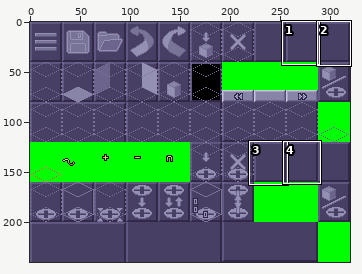
Edited in one commit: sprite sheet (bin/standard/xcom1/Resources/Extended/UI/mapeditor_icons.png). Above: a wide view before the commit, with the close-up outlined.
Close-up. Before:
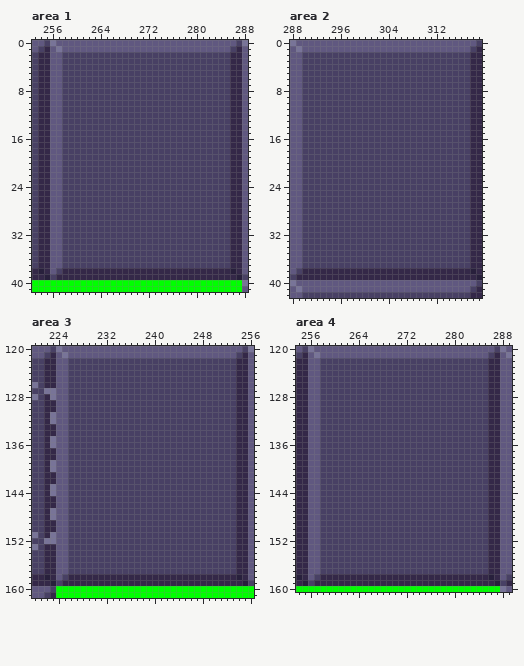
The file is 320x240 pixels. Shown: area 1: x 253..288, y 0..41; area 2: x 288..319, y 0..42; area 3: x 220..256, y 120..161; area 4: x 254..289, y 120..160. The commit also changed other parts of the picture, which this record leaves out.
After the commit:
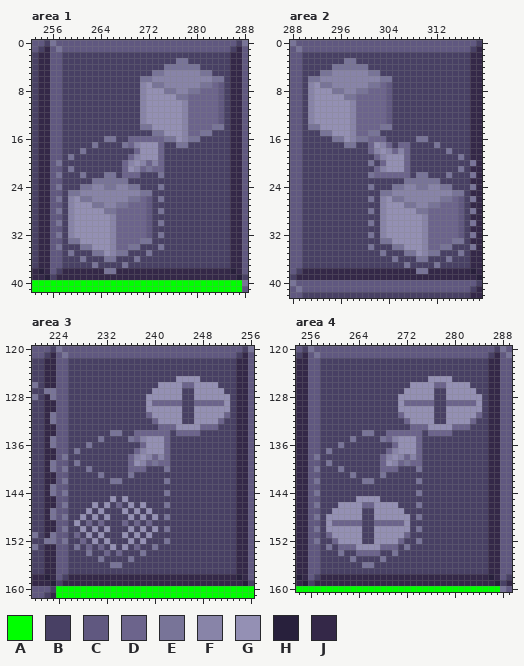
Palette (. is transparent): A #00ff00  B #484064  C #605880  D #6c648c  E #787498  F #8884a8  G #9490b4  H #28203c  J #342848
The edit:
Area 1:
y 3: x 277..278 BB -> EE
y 4: x 275..280 BBBBBB -> EEEEEE
y 5: x 273..282 BBBBBBBBBB -> EEFFFFFFEE
y 6: x 271..284 BBBBBBBBBBBBBB -> EEFFFFFFFFFFEE
y 7: x 271..284 BBBBBBBBBBBBBB -> FGEEFFFFFFEEDC
y 8: x 271..284 BBBBBBBBBBBBBB -> FGGGEEFFEEDDDC
y 9: x 271..284 BBBBBBBBBBBBBB -> FGGGGGEEDDDDDC
y 10..13: x 271..284 BBBBBBBBBBBBBB -> FGGGGGGFDDDDDC
y 14: x 271..284 BBBBBBBBBBBBBB -> EEGGGGGFDDDDEE
y 15: x 273..282 BBBBBBBBBB -> EEGGGFDDEE
y 16: x 265..266 BB -> EE; x 269..280 BBBBBBBBBBBB -> DDDDDDEEGFEE
y 17: x 263 B -> E; x 268..274 BBBBBBB -> EDFGGGD; x 277..278 BB -> EE
y 18: x 261 B -> E; x 270..274 BBBBB -> DGGGD
y 19: x 259 B -> E; x 269..274 BBBBBB -> DFGGGD
y 20: x 257 C -> E; x 268..274 BBBBBBB -> DFGFDFD
y 21: x 259 B -> E; x 268..274 BBBBBBB -> DGFDEDD
y 22: x 257 C -> E; x 261 B -> E; x 265..266 BB -> EE; x 268..270 BBB -> DDD; x 274 B -> E
y 23: x 263..268 BBBBBB -> EEEEEE
y 24: x 257 C -> E; x 261..270 BBBBBBBBBB -> EEFFEEFFEE; x 274 B -> E
y 25: x 259..272 BBBBBBBBBBBBBB -> EEFFFFFFFFFFEE
y 26: x 257 C -> E; x 259..272 BBBBBBBBBBBBBB -> FGEEFFFFFFEEDC; x 274 B -> E
y 27: x 259..272 BBBBBBBBBBBBBB -> FGGGEEFFEEDDDC
y 28: x 257 C -> E; x 259..272 BBBBBBBBBBBBBB -> FGGGGGEEDDDDDC; x 274 B -> E
y 29: x 259..272 BBBBBBBBBBBBBB -> FGGGGGGFDDDDDC
y 30: x 257 C -> E; x 259..272 BBBBBBBBBBBBBB -> FGGGGGGFDDDDDC; x 274 B -> E
y 31: x 259..272 BBBBBBBBBBBBBB -> FGGGGGGFDDDDDC
y 32: x 257 C -> E; x 259..272 BBBBBBBBBBBBBB -> FGGGGGGFDDDDDC; x 274 B -> E
y 33: x 259..272 BBBBBBBBBBBBBB -> EEGGGGGFDDDDEE
y 34: x 257 C -> E; x 261..270 BBBBBBBBBB -> EEGGGFDDEE; x 274 B -> E
y 35: x 259 B -> E; x 263..268 BBBBBB -> EEGFEE; x 272 B -> E
y 36: x 261 B -> E; x 265..266 BB -> EE; x 270 B -> E
y 37: x 263 B -> E; x 268 B -> E
y 38: x 265..266 JJ -> EE
Area 2:
y 3: x 297..298 BB -> EE
y 4: x 295..300 BBBBBB -> EEEEEE
y 5: x 293..302 BBBBBBBBBB -> EEFFFFFFEE
y 6: x 291..304 BBBBBBBBBBBBBB -> EEFFFFFFFFFFEE
y 7: x 291..304 BBBBBBBBBBBBBB -> FGEEFFFFFFEEDC
y 8: x 291..304 BBBBBBBBBBBBBB -> FGGGEEFFEEDDDC
y 9: x 291..304 BBBBBBBBBBBBBB -> FGGGGGEEDDDDDC
y 10..13: x 291..304 BBBBBBBBBBBBBB -> FGGGGGGFDDDDDC
y 14: x 291..304 BBBBBBBBBBBBBB -> EEGGGGGFDDDDEE
y 15: x 293..302 BBBBBBBBBB -> EEGGGFDDEE
y 16: x 295..303 BBBBBBBBB -> EEGFEEDDD; x 309..310 BB -> EE
y 17: x 297..298 BB -> EE; x 301..304 BBBB -> DGFD; x 306..307 BB -> DD; x 312 B -> E
y 18: x 301..307 BBBBBBB -> DFGFDFD; x 314 B -> E
y 19: x 302..307 BBBBBB -> DFGGGD; x 316 B -> E
y 20: x 301 B -> E; x 303..307 BBBBB -> DGGGD; x 318 J -> E
y 21: x 302..307 BBBBBB -> DFGGGD; x 316 B -> E
y 22: x 301..307 BBBBBBB -> EDDDDDD; x 309..310 BB -> EE; x 314 B -> E; x 318 J -> E
y 23: x 307..312 BBBBBB -> EEEEEE
y 24: x 301 B -> E; x 305..314 BBBBBBBBBB -> EEFFEEFFEE; x 318 J -> E
y 25: x 303..316 BBBBBBBBBBBBBB -> EEFFFFFFFFFFEE
y 26: x 301 B -> E; x 303..316 BBBBBBBBBBBBBB -> FGEEFFFFFFEEDC; x 318 J -> E
y 27: x 303..316 BBBBBBBBBBBBBB -> FGGGEEFFEEDDDC
y 28: x 301 B -> E; x 303..316 BBBBBBBBBBBBBB -> FGGGGGEEDDDDDC; x 318 J -> E
y 29: x 303..316 BBBBBBBBBBBBBB -> FGGGGGGFDDDDDC
y 30: x 301 B -> E; x 303..316 BBBBBBBBBBBBBB -> FGGGGGGFDDDDDC; x 318 J -> E
y 31: x 303..316 BBBBBBBBBBBBBB -> FGGGGGGFDDDDDC
y 32: x 301 B -> E; x 303..316 BBBBBBBBBBBBBB -> FGGGGGGFDDDDDC; x 318 J -> E
y 33: x 303..316 BBBBBBBBBBBBBB -> EEGGGGGFDDDDEE
y 34: x 301 B -> E; x 305..314 BBBBBBBBBB -> EEGGGFDDEE; x 318 J -> E
y 35: x 303 B -> E; x 307..312 BBBBBB -> EEGFEE; x 316 B -> E
y 36: x 305 B -> E; x 309..310 BB -> EE; x 314 B -> E
y 37: x 307 B -> E; x 312 B -> E
y 38: x 309..310 JJ -> EE
Area 3:
y 125: x 244..247 BBBB -> GGGG
y 126: x 241..250 BBBBBBBBBB -> GGGGDDGGGG
y 127: x 240..244 BBBBB -> GGGGG; x 247..251 BBBBB -> GGGGG
y 128: x 239..244 BBBBBB -> GGGGGG; x 247..252 BBBBBB -> GGGGGG
y 129: x 239..244 BBBBBB -> GDDDDD; x 247..252 BBBBBB -> DDDDDG
y 130: x 239..244 BBBBBB -> GGGGGG; x 247..252 BBBBBB -> GGGGGG
y 131: x 239..244 BBBBBB -> DGGGGG; x 247..252 BBBBBB -> GGGGGD
y 132: x 240..244 BBBBB -> DGGGG; x 247..251 BBBBB -> GGGGD
y 133: x 241..250 BBBBBBBBBB -> DDDGGGGDDD
y 134: x 233..234 BB -> EE; x 237..242 BBBBBB -> DDDDDD; x 244..247 BBBB -> DDDD
y 135: x 231 B -> E; x 236..242 BBBBBBB -> EDFGGGD
y 136: x 229 B -> E; x 238..242 BBBBB -> DGGGD
y 137: x 227 B -> E; x 237..242 BBBBBB -> DFGGGD
y 138: x 225 C -> E; x 236..242 BBBBBBB -> DFGFDFD
y 139: x 227 B -> E; x 236..242 BBBBBBB -> DGFDEDD
y 140: x 225 C -> E; x 229 B -> E; x 236..238 BBB -> DDD; x 242 B -> E
y 141: x 231 B -> E; x 236 B -> E
y 142: x 225 C -> E; x 233..234 BB -> EE; x 242 B -> E
y 144: x 225 C -> E; x 242 B -> E
y 145: x 233 B -> G; x 235 B -> G
y 146: x 225 C -> E; x 230 B -> G; x 232 B -> G; x 234 B -> D; x 236 B -> G; x 238 B -> G; x 242 B -> E
y 147: x 229 B -> G; x 231 B -> G; x 235 B -> G; x 237 B -> G; x 239 B -> G
y 148: x 225 C -> E; x 228 B -> G; x 230 B -> G; x 232 B -> G; x 236 B -> G; x 238 B -> G; x 240 B -> G; x 242 B -> E
y 149: x 227 B -> G; x 229 B -> D; x 231 B -> D; x 235 B -> D; x 237 B -> D; x 239 B -> D
y 150: x 225 C -> E; x 228 B -> G; x 230 B -> G; x 232 B -> G; x 236 B -> G; x 238 B -> G; x 240 B -> G; x 242 B -> E
y 151: x 227 B -> D; x 229 B -> G; x 231 B -> G; x 235 B -> G; x 237 B -> G; x 239 B -> G
y 152: x 225 C -> E; x 228 B -> D; x 230 B -> G; x 232 B -> G; x 236 B -> G; x 238 B -> G; x 242 B -> E
y 153: x 227 B -> E; x 229 B -> D; x 231 B -> D; x 233 B -> G; x 235 B -> G; x 237 B -> D; x 240 B -> E
y 154: x 229 B -> E; x 232 B -> D; x 234 B -> D; x 238 B -> E
y 155: x 231 B -> E; x 236 B -> E
y 156: x 233..234 BB -> EE
Area 4:
y 125: x 276..279 BBBB -> GGGG
y 126: x 273..282 BBBBBBBBBB -> GGGGDDGGGG
y 127: x 272..276 BBBBB -> GGGGG; x 279..283 BBBBB -> GGGGG
y 128: x 271..276 BBBBBB -> GGGGGG; x 279..284 BBBBBB -> GGGGGG
y 129: x 271..276 BBBBBB -> GDDDDD; x 279..284 BBBBBB -> DDDDDG
y 130: x 271..276 BBBBBB -> GGGGGG; x 279..284 BBBBBB -> GGGGGG
y 131: x 271..276 BBBBBB -> DGGGGG; x 279..284 BBBBBB -> GGGGGD
y 132: x 272..276 BBBBB -> DGGGG; x 279..283 BBBBB -> GGGGD
y 133: x 273..282 BBBBBBBBBB -> DDDGGGGDDD
y 134: x 265..266 BB -> EE; x 269..274 BBBBBB -> DDDDDD; x 276..279 BBBB -> DDDD
y 135: x 263 B -> E; x 268..274 BBBBBBB -> EDFGGGD
y 136: x 261 B -> E; x 270..274 BBBBB -> DGGGD
y 137: x 259 B -> E; x 269..274 BBBBBB -> DFGGGD
y 138: x 257 C -> E; x 268..274 BBBBBBB -> DFGFDFD
y 139: x 259 B -> E; x 268..274 BBBBBBB -> DGFDEDD
y 140: x 257 C -> E; x 261 B -> E; x 268..270 BBB -> DDD; x 274 B -> E
y 141: x 263 B -> E; x 268 B -> E
y 142: x 257 C -> E; x 265..266 BB -> EE; x 274 B -> E
y 144: x 257 C -> E; x 274 B -> E
y 145: x 264..267 BBBB -> GGGG
y 146: x 257 C -> E; x 261..270 BBBBBBBBBB -> GGGGDDGGGG; x 274 B -> E
y 147: x 260..264 BBBBB -> GGGGG; x 267..271 BBBBB -> GGGGG
y 148: x 257 C -> E; x 259..264 BBBBBB -> GGGGGG; x 267..272 BBBBBB -> GGGGGG; x 274 B -> E
y 149: x 259..264 BBBBBB -> GDDDDD; x 267..272 BBBBBB -> DDDDDG
y 150: x 257 C -> E; x 259..264 BBBBBB -> GGGGGG; x 267..272 BBBBBB -> GGGGGG; x 274 B -> E
y 151: x 259..264 BBBBBB -> DGGGGG; x 267..272 BBBBBB -> GGGGGD
y 152: x 257 C -> E; x 260..264 BBBBB -> DGGGG; x 267..271 BBBBB -> GGGGD; x 274 B -> E
y 153: x 259 B -> E; x 261..270 BBBBBBBBBB -> DDDGGGGDDD; x 272 B -> E
y 154: x 261 B -> E; x 264..267 BBBB -> DDDD; x 270 B -> E
y 155: x 263 B -> E; x 268 B -> E
y 156: x 265..266 BB -> EE
Boxes around the changes in both close-ups, in picture pixels (x1, y1, x2, y2):
changed: (56, 58, 224, 274)
changed: (308, 58, 476, 274)
changed: (62, 376, 230, 568)
changed: (314, 376, 482, 568)
